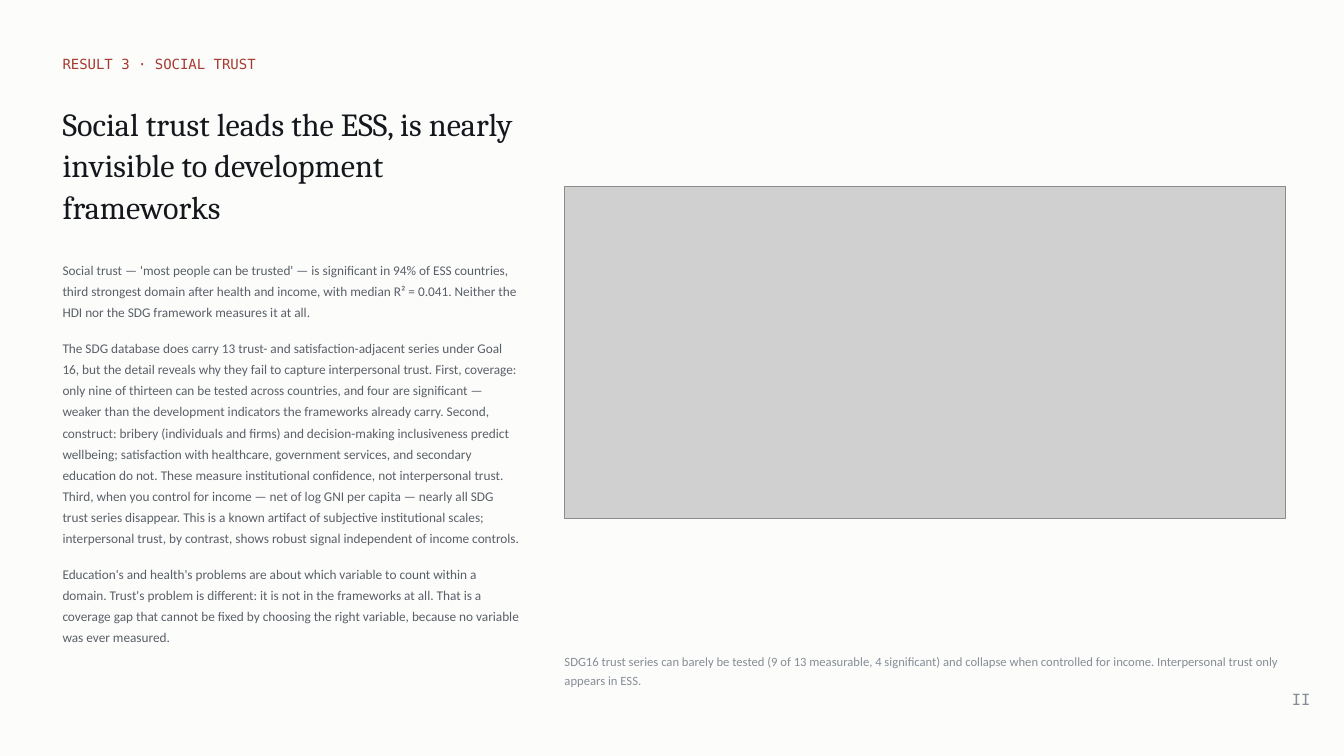
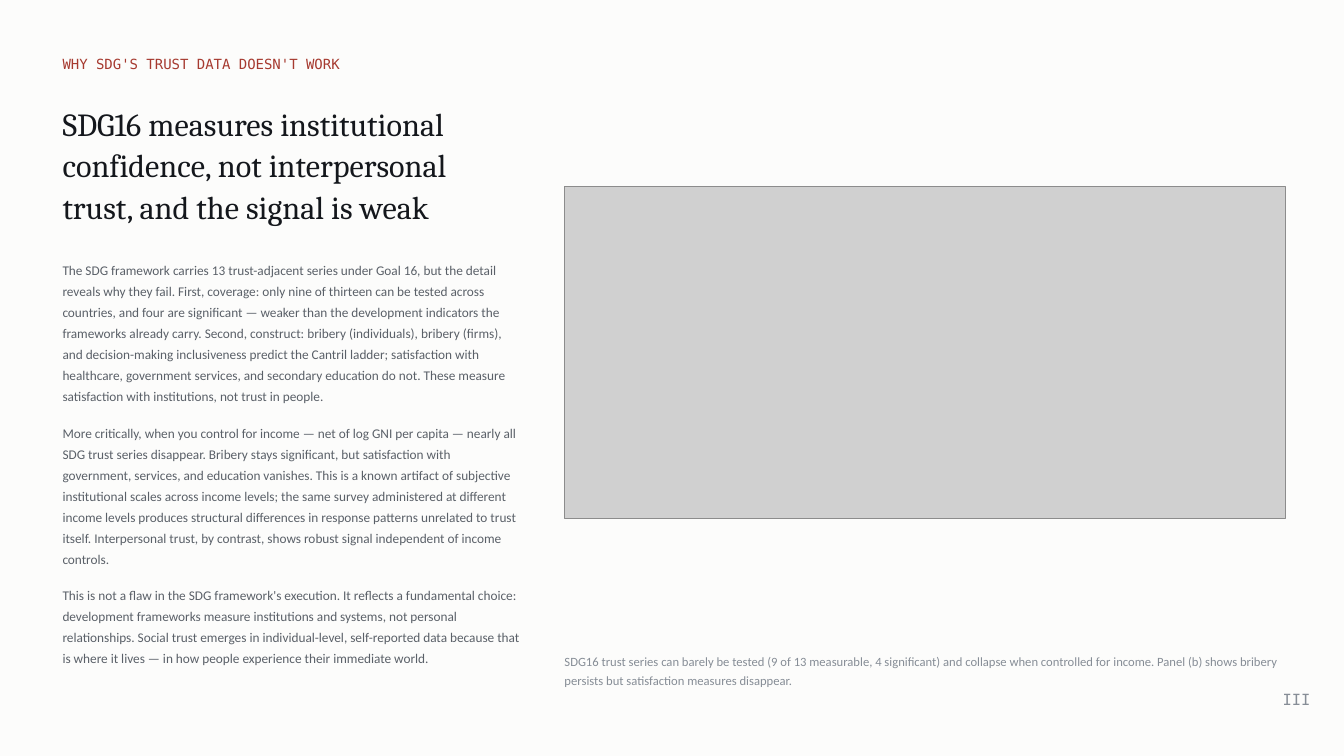
Before and after one commit to cwejnert/HDI-Happiness, a slide deck: slide 22 of deck/Measured_Where_It_Varies.pptx (slide 13 before the commit). Drawn at 1344x756 pixels with LibreOffice and Linux fonts; fonts in the diff are those of the drawing; grey boxes stand for pictures. Boxes give left, top, right and bottom in pixels: in the first picture for what was removed or moved away, otherwise in the second. Text is boxed around its words. In the diff, an @@ line names an element or a change of style, - is before the commit and + after.

```diff
--- a/deck/Measured_Where_It_Varies.pptx
+++ b/deck/Measured_Where_It_Varies.pptx
@@ text at [63, 58, 340, 69]: text changed @@
-RESULT 3 · SOCIAL TRUST
+WHY SDG'S TRUST DATA DOESN'T WORK
@@ text at [63, 113, 447, 226]: text changed @@
-Social trust leads the ESS, is nearly invisible to development frameworks
+SDG16 measures institutional confidence, not interpersonal trust, and the signal is weak
@@ text at [63, 266, 519, 665]: text changed @@
-Social trust — 'most people can be trusted' — is significant in 94% of ESS countries, third strongest domain after health and income, with median R² = 0.041. Neither the HDI nor the SDG framework measures it at all.
-The SDG database does carry 13 trust- and satisfaction-adjacent series under Goal 16, but the detail reveals why they fail to capture interpersonal trust. First, coverage: only nine of thirteen can be tested across countries, and four are significant — weaker than the development indicators the frameworks already carry. Second, construct: bribery (individuals and firms) and decision-making inclusiveness predict wellbeing; satisfaction with healthcare, government services, and secondary education do not. These measure institutional confidence, not interpersonal trust. Third, when you control for income — net of log GNI per capita — nearly all SDG trust series disappear. This is a known artifact of subjective institutional scales; interpersonal trust, by contrast, shows robust signal independent of income controls.
-Education's and health's problems are about which variable to count within a domain. Trust's problem is different: it is not in the frameworks at all. That is a coverage gap that cannot be fixed by choosing the right variable, because no variable was ever measured.
+The SDG framework carries 13 trust-adjacent series under Goal 16, but the detail reveals why they fail. First, coverage: only nine of thirteen can be tested across countries, and four are significant — weaker than the development indicators the frameworks already carry. Second, construct: bribery (individuals), bribery (firms), and decision-making inclusiveness predict the Cantril ladder; satisfaction with healthcare, government services, and secondary education do not. These measure satisfaction with institutions, not trust in people.
+More critically, when you control for income — net of log GNI per capita — nearly all SDG trust series disappear. Bribery stays significant, but satisfaction with government, services, and education vanishes. This is a known artifact of subjective institutional scales across income levels; the same survey administered at different income levels produces structural differences in response patterns unrelated to trust itself. Interpersonal trust, by contrast, shows robust signal independent of income controls.
+This is not a flaw in the SDG framework's execution. It reflects a fundamental choice: development frameworks measure institutions and systems, not personal relationships. Social trust emerges in individual-level, self-reported data because that is where it lives — in how people experience their immediate world.
@@ text at [564, 657, 1277, 687]: text changed @@
-SDG16 trust series can barely be tested (9 of 13 measurable, 4 significant) and collapse when controlled for income. Interpersonal trust only appears in ESS.
+SDG16 trust series can barely be tested (9 of 13 measurable, 4 significant) and collapse when controlled for income. Panel (b) shows bribery persists but satisfaction measures disappear.
@@ text at [1283, 694, 1311, 705]: text changed @@
-II
+III
```
Also in this commit, not shown: 7 other slides changed, 5 slides added, 1 other file.
